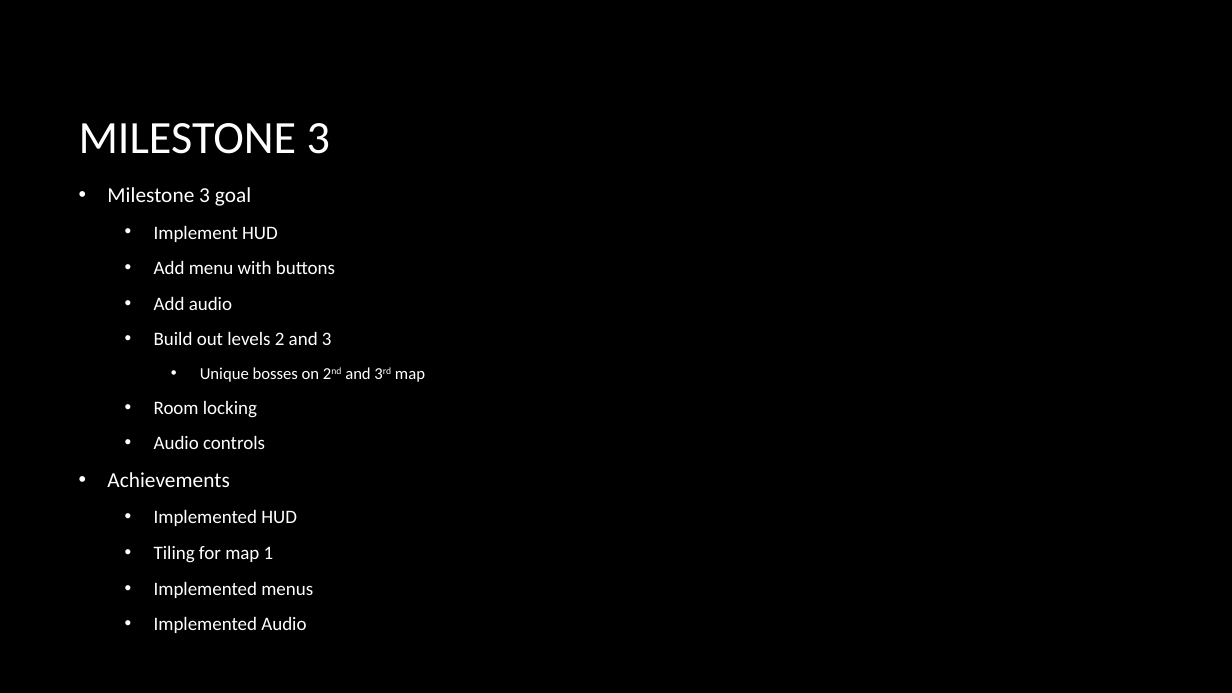
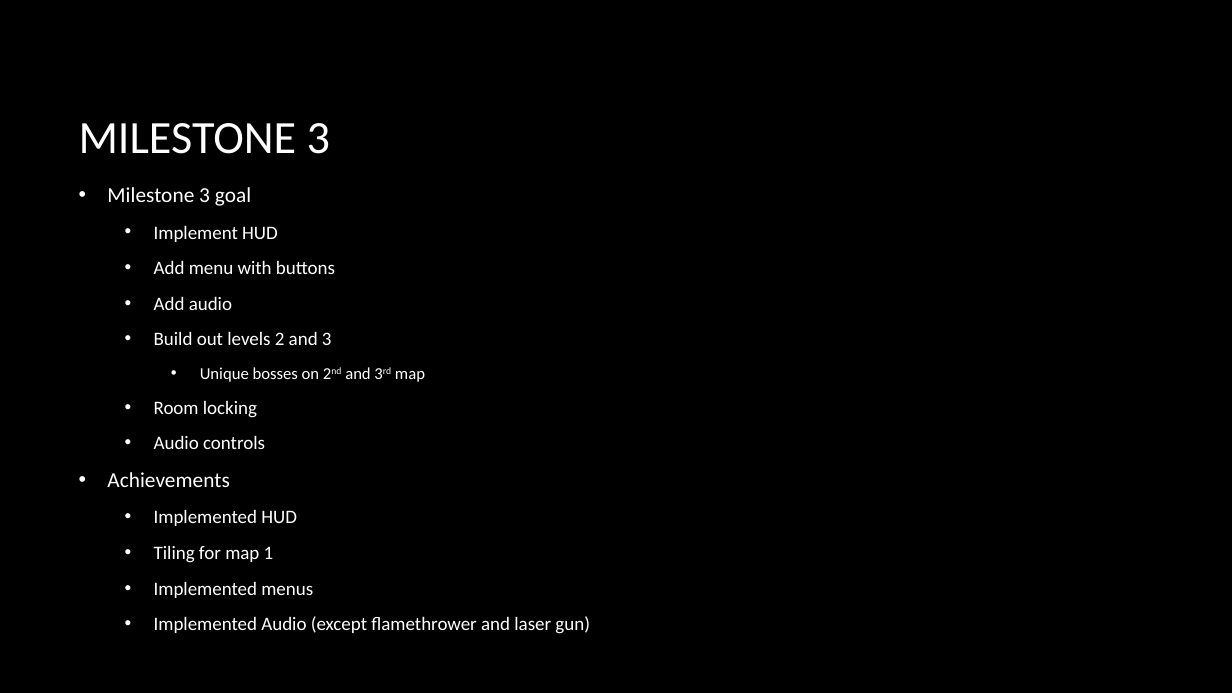
Before and after one commit to JSarasua/Guildhall, a slide deck: slide 2 of DFS/Bullet Hell Dungeon _Milestone_3.pptx. Drawn at 1232x693 pixels with LibreOffice and Linux fonts; fonts in the diff are those of the drawing; background and template pictures are left out. Boxes give left, top, right and bottom in pixels: in the first picture for what was removed or moved away, otherwise in the second. Text is boxed around its words. In the diff, an @@ line names an element or a change of style, - is before the commit and + after.

```diff
--- a/DFS/Bullet Hell Dungeon _Milestone_3.pptx
+++ b/DFS/Bullet Hell Dungeon _Milestone_3.pptx
@@ text at [154,616,590,634]: text changed @@
-  • Implemented Audio
+  • Implemented Audio (except flamethrower and laser gun)
```
Also in this commit, not shown: 1 other slide changed.
